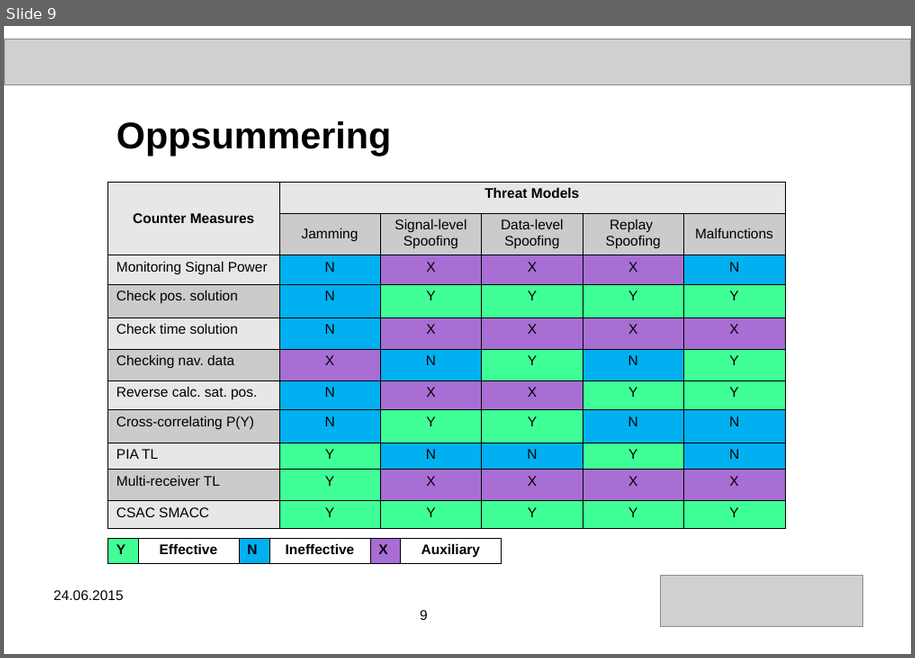
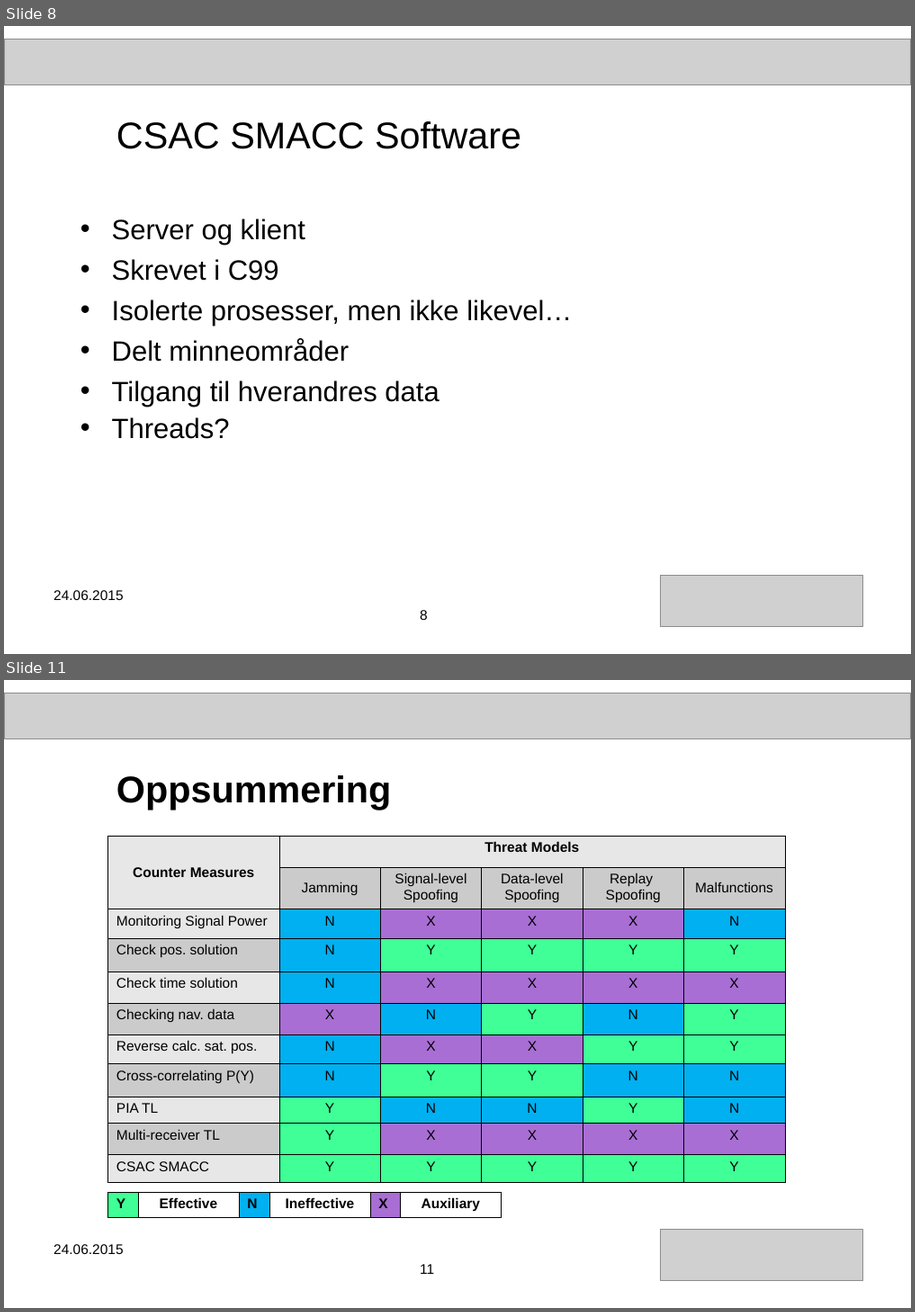
Before and after one commit to aschultzen/master_thesis, a slide deck: aril_presentasjon_2016.ppt. Shown one above the other, each under a label of ours: slide 9 before the commit, slides 8 and 11 after it; the slides between them are not shown. The pictures are 915x658 and 915x1312 pixels, drawn with LibreOffice and Linux fonts; fonts in the diff are those of the drawing; grey boxes stand for pictures. Boxes give left, top, right and bottom in pixels: in the first picture for what was removed or moved away, otherwise in the second. Text is boxed around its words. In the diff, an @@ line names an element or a change of style, - is before the commit and + after.

```diff
--- a/aril_presentasjon_2016.ppt
+++ b/aril_presentasjon_2016.ppt
@@ slide 8 added at [4, 26, 911, 654], background #FFFFFF @@
@@ picture added at [4, 40, 910, 85] @@
@@ title added at [116, 121, 522, 149], 32 pt, text #000000 @@
+CSAC SMACC Software
@@ text added at [112, 219, 572, 439], 24 pt, text #000000 @@
+• Server og klient
+• Skrevet i C99
+• Isolerte prosesser, men ikke likevel…
+• Delt minneområder
+• Tilgang til hverandres data
+• Threads?
@@ text added at [54, 590, 123, 600], 12 pt, text #000000 @@
+24.06.2015
@@ picture added at [660, 575, 863, 626] @@
@@ page number added at [420, 610, 428, 620], 12 pt, text #000000 @@
+8
@@ what was slide 9 is now slide 11 @@
@@ page number at [420, 1264, 434, 1274]: text changed @@
-9
+11
```
Also in this commit, not shown: 5 slides changed, 3 other slides added, 2 slides removed.
